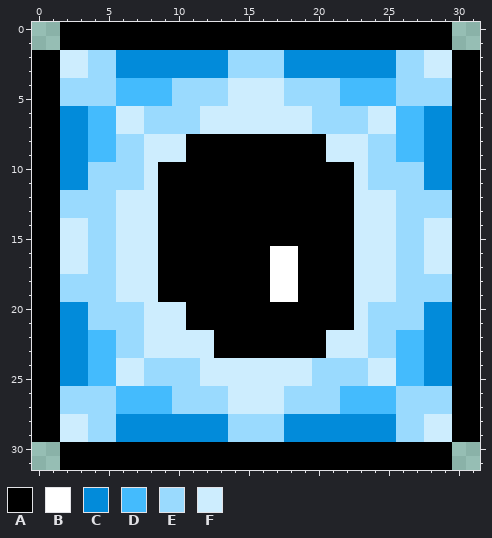
File history of a pixel-art sprite, Buffs/Race/Shade.png. Above is the file before it was changed.
The file is 32x32 pixels.
Palette (. is transparent): A #000000  B #ffffff  C #028bda  D #44bbfd  E #9adafe  F #cdedfe
Pixels before, first column x 0:
 0 ..AAAAAAAAAAAAAAAAAAAAAAAAAAAA..
 1 ..AAAAAAAAAAAAAAAAAAAAAAAAAAAA..
 2 AAFFEECCCCCCCCEEEECCCCCCCCEEFFAA
 3 AAFFEECCCCCCCCEEEECCCCCCCCEEFFAA
 4 AAEEEEDDDDEEEEFFFFEEEEDDDDEEEEAA
 5 AAEEEEDDDDEEEEFFFFEEEEDDDDEEEEAA
 6 AACCDDFFEEEEFFFFFFFFEEEEFFDDCCAA
 7 AACCDDFFEEEEFFFFFFFFEEEEFFDDCCAA
 8 AACCDDEEFFFAAAAAAAAAAFFFEEDDCCAA
 9 AACCDDEEFFFAAAAAAAAAAFFFEEDDCCAA
10 AACCEEEEFAAAAAAAAAAAAAAFEEEECCAA
11 AACCEEEEFAAAAAAAAAAAAAAFEEEECCAA
12 AAEEEEFFFAAAAAAAAAAAAAAFFFEEEEAA
13 AAEEEEFFFAAAAAAAAAAAAAAFFFEEEEAA
14 AAFFEEFFFAAAAAAAAAAAAAAFFFEEFFAA
15 AAFFEEFFFAAAAAAAAAAAAAAFFFEEFFAA
16 AAFFEEFFFAAAAAAAABBAAAAFFFEEFFAA
17 AAFFEEFFFAAAAAAAABBAAAAFFFEEFFAA
18 AAEEEEFFFAAAAAAAABBAAAAFFFEEEEAA
19 AAEEEEFFFAAAAAAAABBAAAAFFFEEEEAA
20 AACCEEEEFFFAAAAAAAAAAAAFEEEECCAA
21 AACCEEEEFFFAAAAAAAAAAAAFEEEECCAA
22 AACCDDEEFFFFFAAAAAAAAFFFEEDDCCAA
23 AACCDDEEFFFFFAAAAAAAAFFFEEDDCCAA
24 AACCDDFFEEEEFFFFFFFFEEEEFFDDCCAA
25 AACCDDFFEEEEFFFFFFFFEEEEFFDDCCAA
26 AAEEEEDDDDEEEEFFFFEEEEDDDDEEEEAA
27 AAEEEEDDDDEEEEFFFFEEEEDDDDEEEEAA
28 AAFFEECCCCCCCCEEEECCCCCCCCEEFFAA
29 AAFFEECCCCCCCCEEEECCCCCCCCEEFFAA
30 ..AAAAAAAAAAAAAAAAAAAAAAAAAAAA..
31 ..AAAAAAAAAAAAAAAAAAAAAAAAAAAA..
The result:
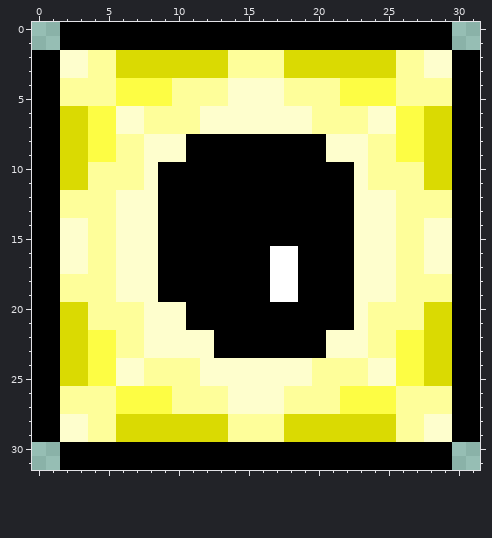
From old to new:
{"colour":"C","old":"#028bda","new":"#dada02"}
{"colour":"D","old":"#44bbfd","new":"#fdfd44"}
{"colour":"E","old":"#9adafe","new":"#fefe9a"}
{"colour":"F","old":"#cdedfe","new":"#fefecd"}
{"label":"changed","picture_box":[60,50,452,442]}
